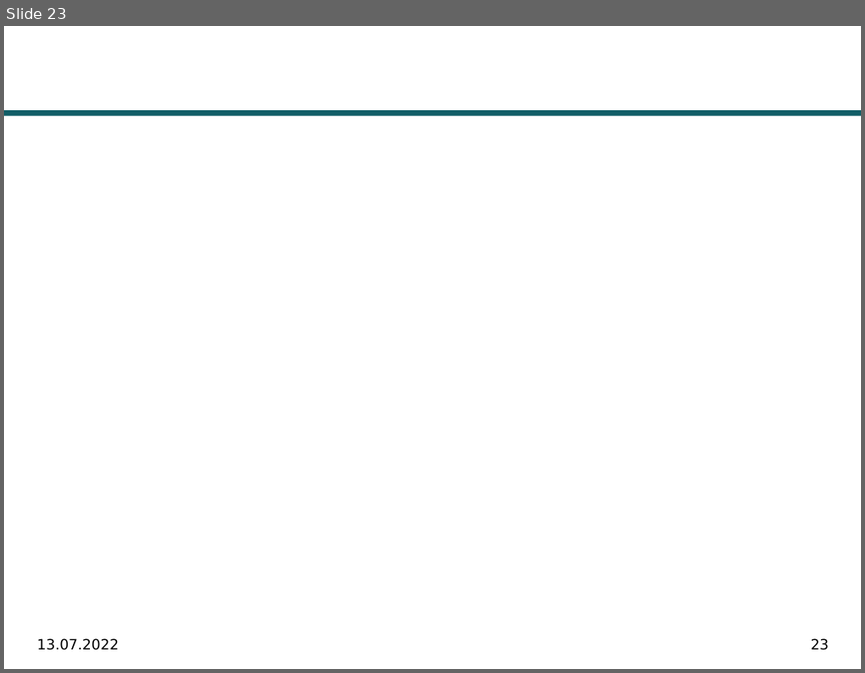
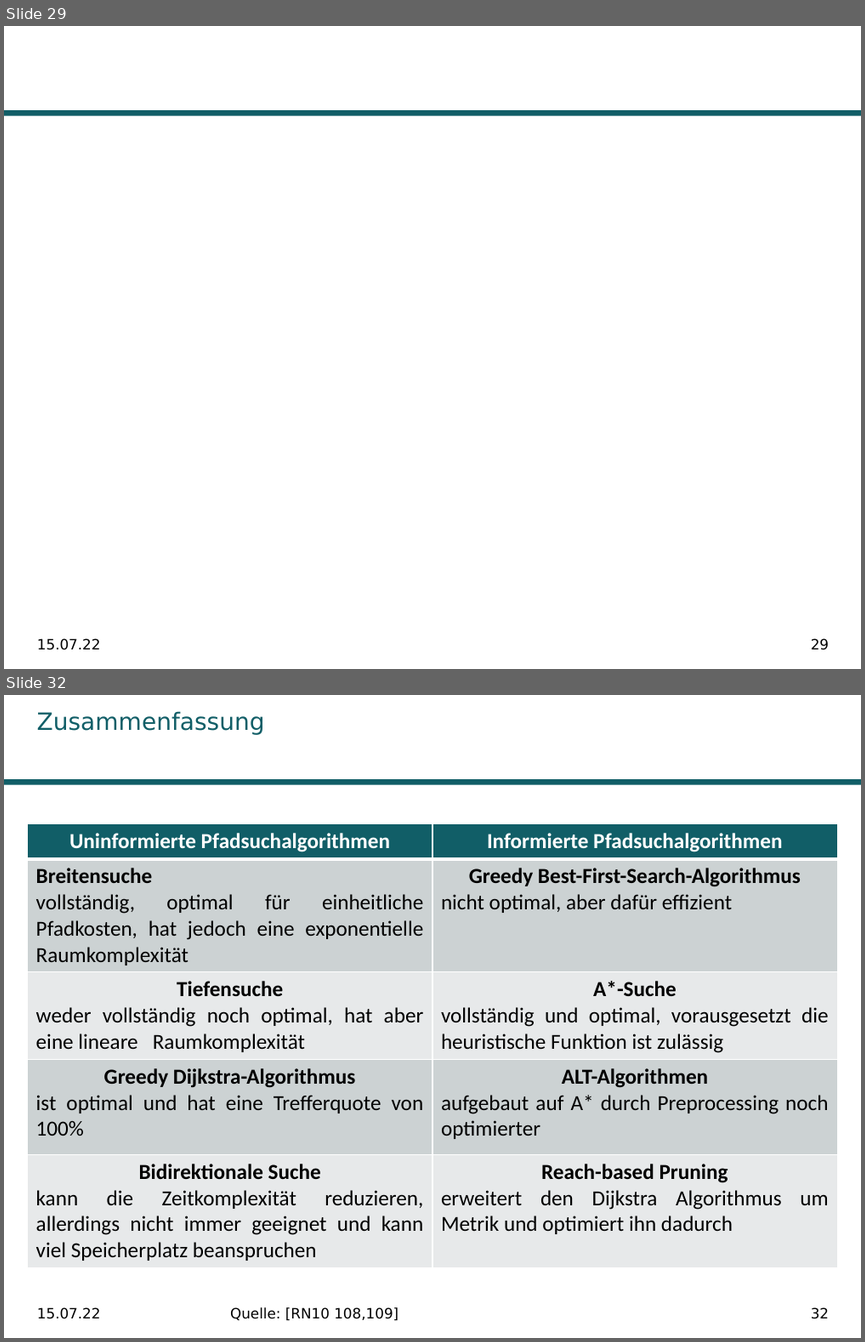
Before and after one commit to SalihMezraoui/PathPlanning-Algorithms, a slide deck: Praesentation/Praesentation_WissArb_SS22.pptx. Shown one above the other, each under a label of ours: slide 23 before the commit, slides 29 and 32 after it; the slides between them are not shown. The pictures are 865x673 and 865x1342 pixels, drawn with LibreOffice and Linux fonts; fonts in the diff are those of the drawing; background and template pictures are left out. Boxes give left, top, right and bottom in pixels: in the first picture for what was removed or moved away, otherwise in the second. Text is boxed around its words. In the diff, an @@ line names an element or a change of style, - is before the commit and + after.

```diff
--- a/Praesentation/Praesentation_WissArb_SS22.pptx
+++ b/Praesentation/Praesentation_WissArb_SS22.pptx
@@ slide 32 added at (4, 695, 861, 1338), background #FFFFFF; not listed: 1 template element that a slide beside it also shows @@
@@ title added at (37, 711, 265, 735), 20 pt, text #115E67 @@
+Zusammenfassung
@@ table added at (27, 824, 836, 1264), 5 rows, 2 columns @@
+Uninformierte Pfadsuchalgorithmen | Informierte Pfadsuchalgorithmen
+Breitensuche vollständig, optimal für einheitliche Pfadkosten, hat jedoch eine exponentielle Raumkomplexität | Greedy Best-First-Search-Algorithmus / nicht optimal, aber dafür effizient
+Tiefensuche / weder vollständig noch optimal, hat aber eine lineare Raumkomplexität | A*-Suche / vollständig und optimal, vorausgesetzt die heuristische Funktion ist zulässig
+Greedy Dijkstra-Algorithmus / ist optimal und hat eine Trefferquote von 100% | ALT-Algorithmen / aufgebaut auf A* durch Preprocessing noch optimierter
+Bidirektionale Suche / kann die Zeitkomplexität reduzieren, allerdings nicht immer geeignet und kann viel Speicherplatz beanspruchen | Reach-based Pruning / erweitert den Dijkstra Algorithmus um Metrik und optimiert ihn dadurch
@@ text added at (37, 1307, 101, 1319), 12 pt, text #000000 @@
+15.07.22
@@ text added at (230, 1307, 398, 1321), 12 pt, text #000000 @@
+Quelle: [RN10 108,109]
@@ page number added at (811, 1307, 828, 1319), 12 pt, text #000000 @@
+32
@@ what was slide 23 is now slide 29 @@
@@ slide 29 changed as well @@
@@ text at (37, 638, 101, 650): text changed @@
-13.07.2022
+15.07.22
@@ page number at (811, 638, 828, 650): text changed @@
-23
+29
```
Also in this commit, not shown: 23 other slides changed, 8 other slides added, 4 other files.
